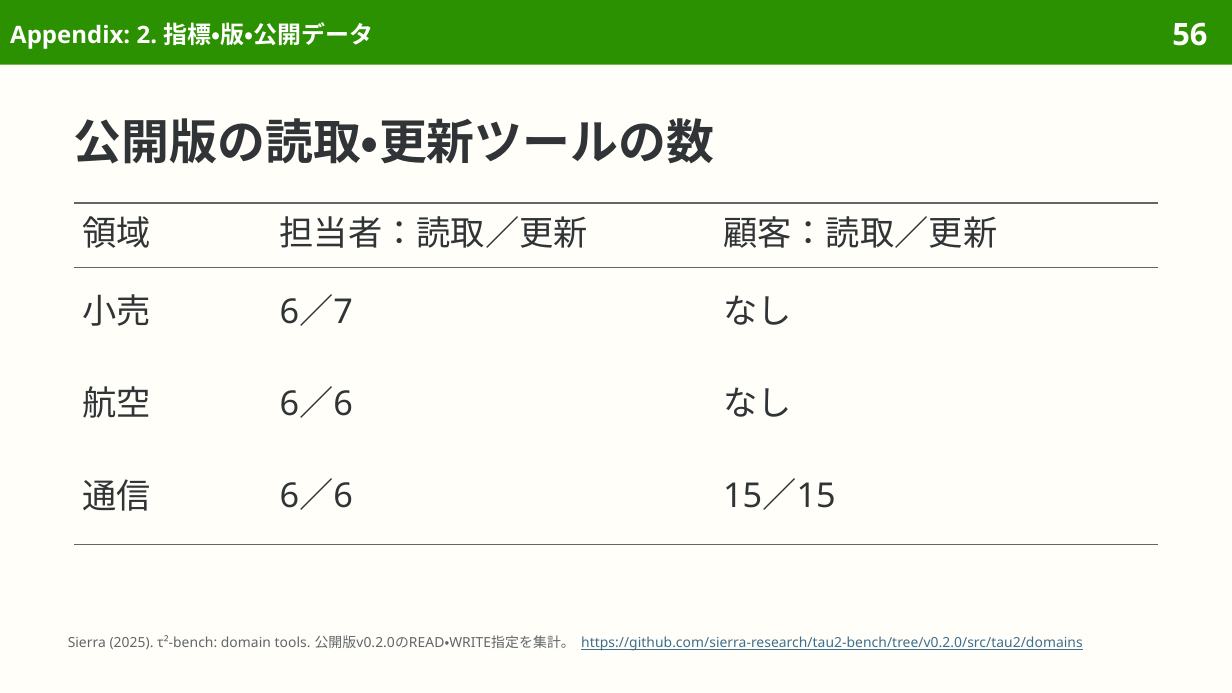
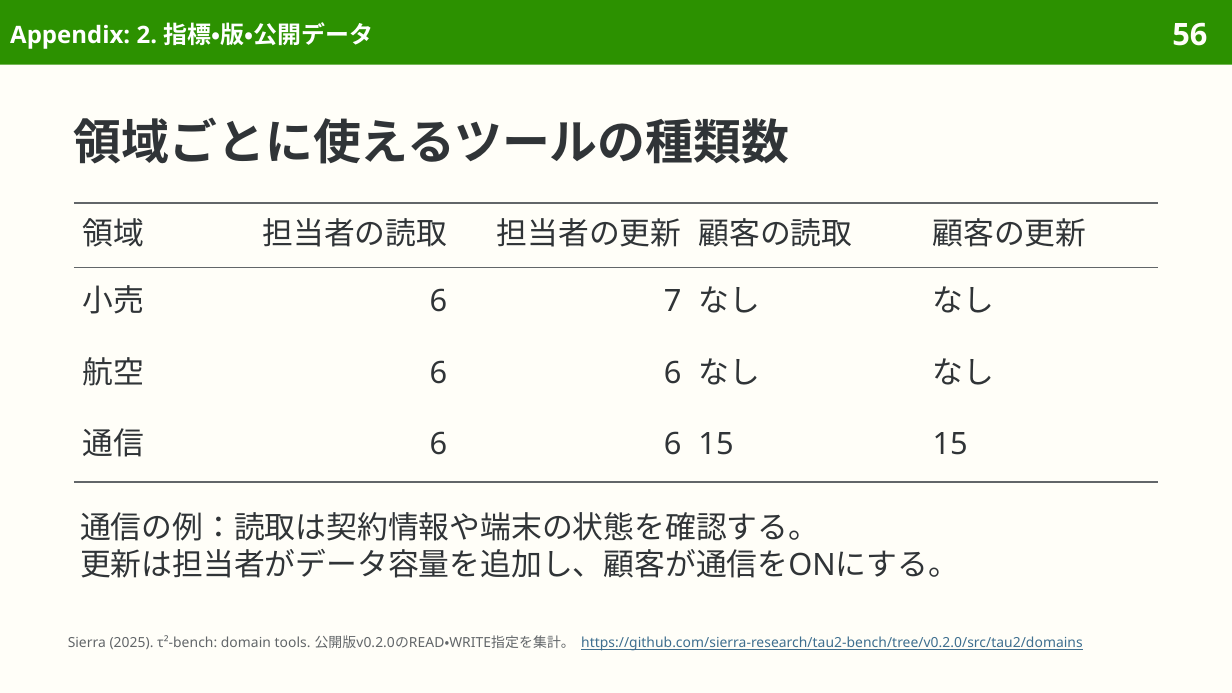
Before and after one commit to sasakiy84/datasets-in-10-minutes, a slide deck: slide 56 of slides/datasets-in-10-minutes-tau2-bench.pptx. Drawn at 1232x693 pixels with LibreOffice and Linux fonts; fonts in the diff are those of the drawing. Boxes give left, top, right and bottom in pixels: in the first picture for what was removed or moved away, otherwise in the second. Text is boxed around its words. In the diff, an @@ line names an element or a change of style, - is before the commit and + after.

```diff
--- a/slides/datasets-in-10-minutes-tau2-bench.pptx
+++ b/slides/datasets-in-10-minutes-tau2-bench.pptx
@@ title at (74, 118, 789, 164): text changed @@
-公開版の読取・更新ツールの数
+領域ごとに使えるツールの種類数
@@ table at (74, 203, 1158, 482) @@
-column 2: 担当者：読取／更新 | 6／7 | 6／6 | 6／6
-column 3: 顧客：読取／更新 | なし | なし | 15／15
+column 2: 担当者の読取 | 6 | 6 | 6
+column 3: 担当者の更新 | 7 | 6 | 6
+column 4: 顧客の読取 | なし | なし | 15
+column 5: 顧客の更新 | なし | なし | 15
@@ text added at (80, 512, 959, 578), 18 pt, text #303437 @@
+通信の例：読取は契約情報や端末の状態を確認する。
+更新は担当者がデータ容量を追加し、顧客が通信をONにする。
```
Also in this commit, not shown: 2 other slides changed, 3 other files.
